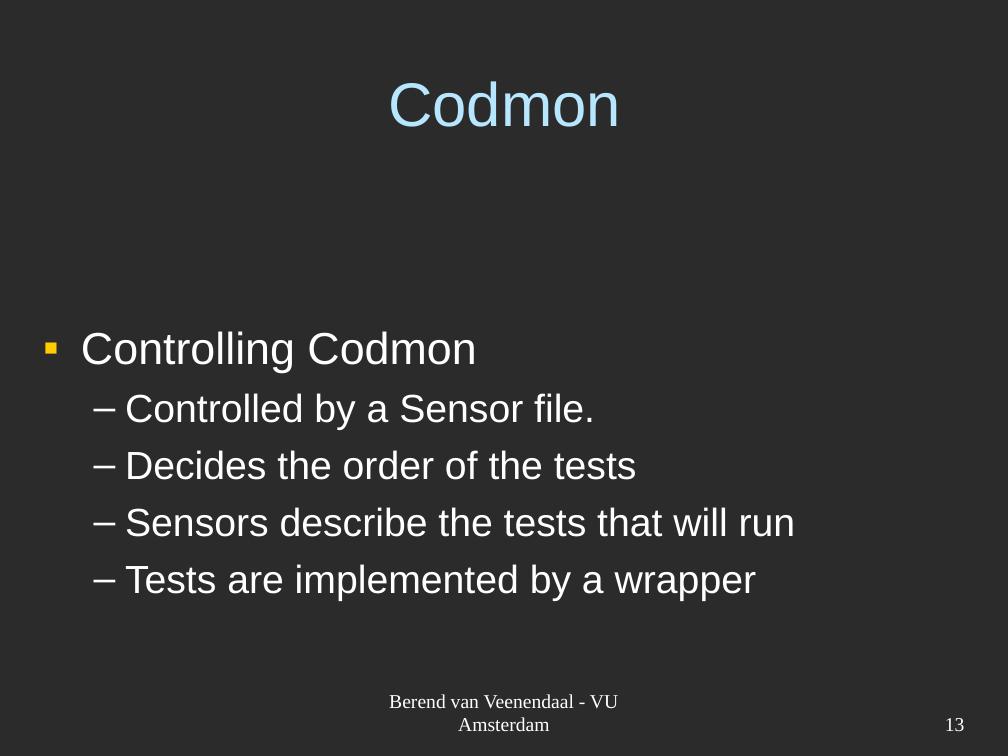
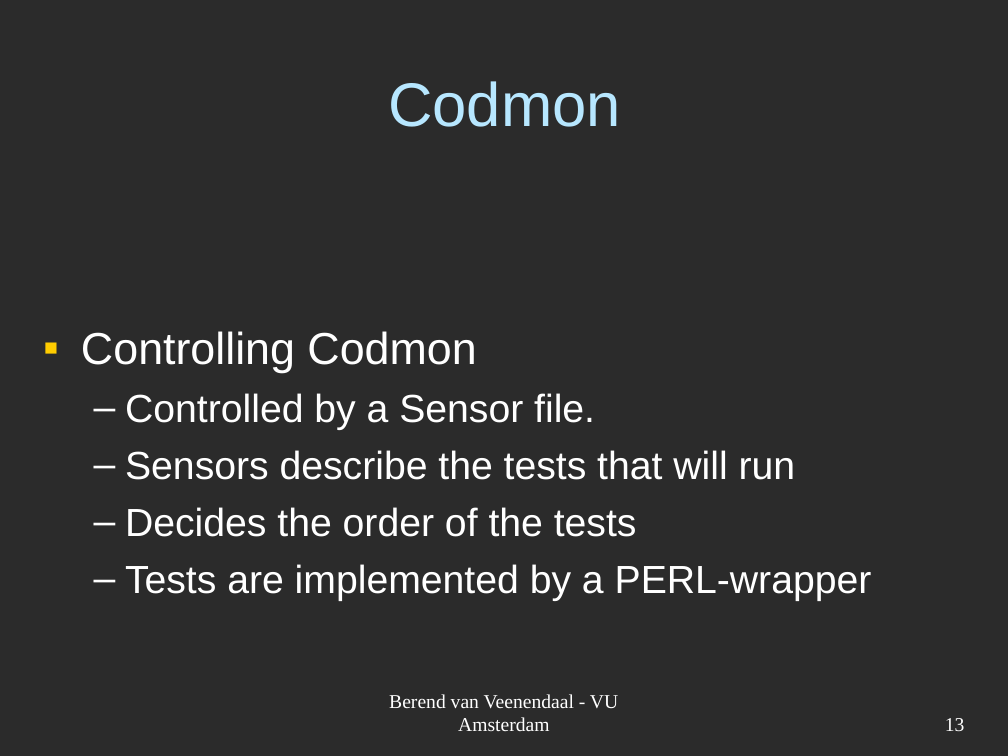
Before and after one commit to JungleComputing/codmon, a slide deck: slide 13 of doc/report/Codmon-VM.ppt. Drawn at 1008x756 pixels with LibreOffice and Linux fonts; fonts in the diff are those of the drawing; background and template pictures are left out; a plain dark background stands for a picture behind light text. Boxes give left, top, right and bottom in pixels: in the first picture for what was removed or moved away, otherwise in the second. Text is boxed around its words. In the diff, an @@ line names an element or a change of style, - is before the commit and + after.

```diff
--- a/doc/report/Codmon-VM.ppt
+++ b/doc/report/Codmon-VM.ppt
@@ text at (125,450,796,480): paragraph added @@
+  – Sensors describe the tests that will run
@@ text at (125,564,872,601): text changed @@
-  – Sensors describe the tests that will run
-  – Tests are implemented by a wrapper
+  – Tests are implemented by a PERL-wrapper
```
Also in this commit, not shown: 1 other slide changed, 1 other file.
